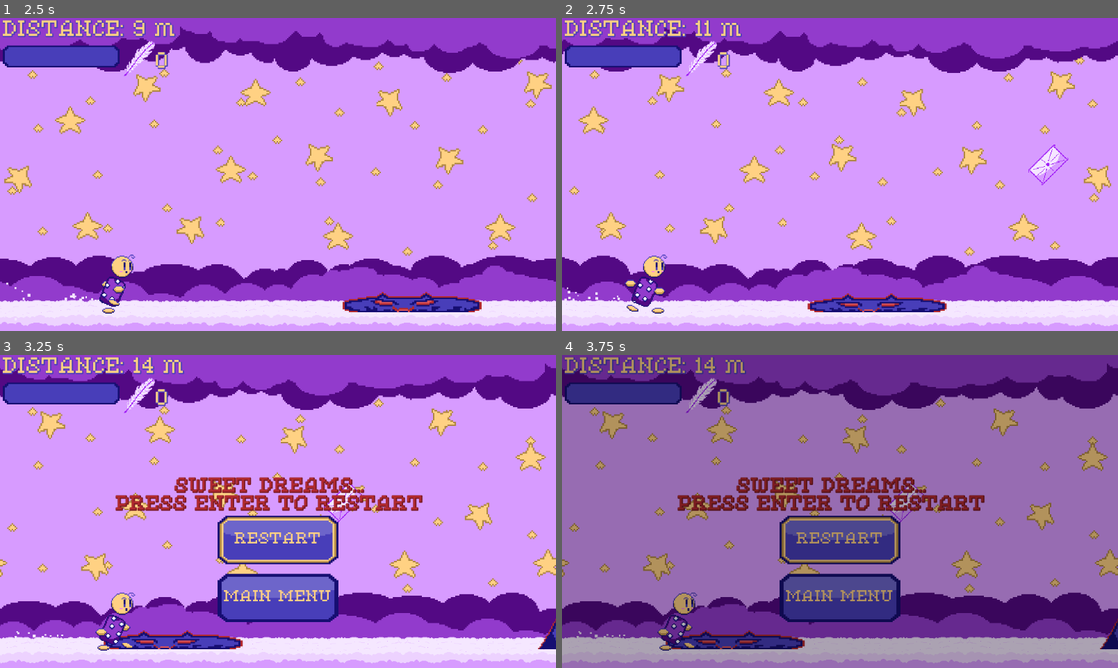
Above: before the commit, frames 1-4 (two rows, left to right).
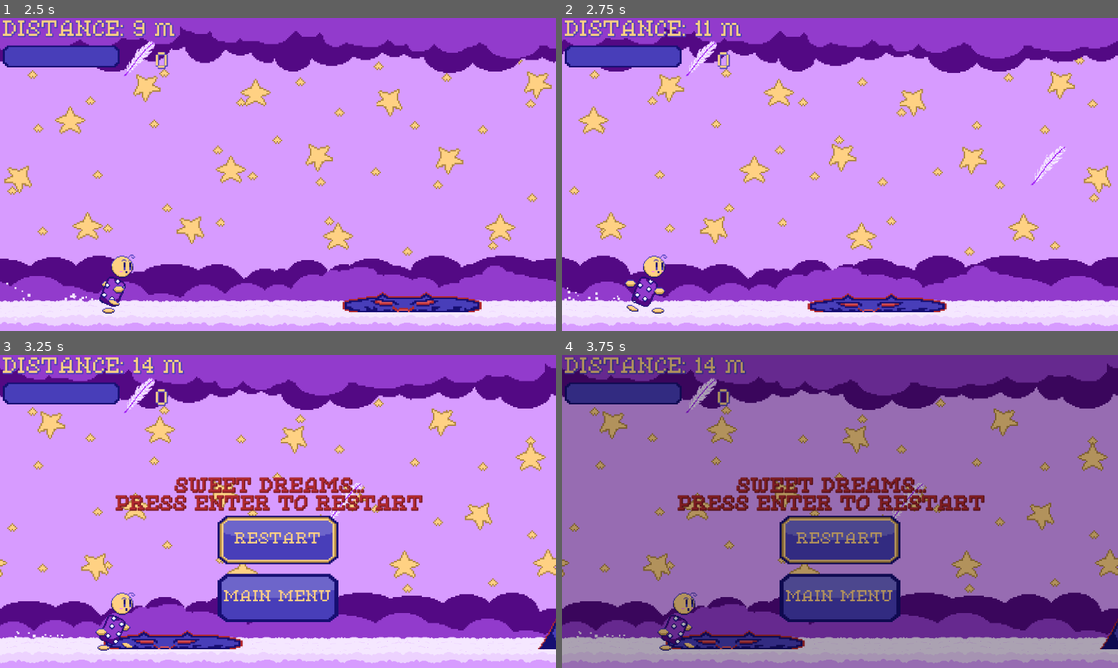
Above: after the commit, the same moments.

Repository: jacio-m/DreamRunner
Game: Godot game, scene res://HUD/main_menu.tscn
Two runs of this game, one before a commit and one after it. Both use one fixed random seed, a clock stepped at 60 frames per second and the inputs below.
Inputs:
- Up to frame 1 (2.5 s): tap Enter (ui_accept) at 0.5, 0.77, 1.25, 1.52 s; hold Right (ui_right) 0.53-2.03 s; hold Left (ui_left) from 2.03 s (still down)
- Up to frame 2 (2.75 s): keep holding Left (ui_left)
- Up to frame 3 (3.25 s): release Left (ui_left) at 2.78 s; hold Right (ui_right) from 2.78 s (still down); tap Enter (ui_accept) at 3.02 s
- Up to frame 4 (3.75 s): keep holding Right (ui_right); tap Enter (ui_accept) at 3.5 s

Frame 1 is identical in both runs. In frame 2, 0.3% of the frame differs, in the area x 83-92%, y 40-54%; in frame 3, 0.2%; in frame 4, 0.2%.

Commit message:
Pillow Item Implemented
The pillow item is now working. Item .tscn files have been moved to their Scenes folder, and I'm currently working on making the teddy bear shield functional.

Diff:
--- a/Items/pillow.tscn
+++ b/Items/Scenes/pillow.tscn
@@ -1,12 +1,12 @@
 [gd_scene load_steps=2 format=3 uid="uid://cgkweythcmlgc"]
 
-[ext_resource type="Texture2D" uid="uid://8uhmn5u4yulb" path="res://Items/Sprites/pillow.png" id="1_cw0ef"]
+[ext_resource type="Texture2D" uid="uid://8uhmn5u4yulb" path="res://Items/Sprites/pillow.png" id="1_eux4r"]
 
 [node name="Area2D" type="Area2D"]
-scale = Vector2(1.3, 1.3)
+scale = Vector2(1.4, 1.4)
 
 [node name="Sprite2D" type="Sprite2D" parent="."]
-texture = ExtResource("1_cw0ef")
+texture = ExtResource("1_eux4r")
 
 [node name="CollisionPolygon2D" type="CollisionPolygon2D" parent="."]
 polygon = PackedVector2Array(8, -31, 31, -8, -8, 31, -32, 8)
--- /dev/null
+++ b/Items/Scenes/teddy_bear.tscn
@@ -0,0 +1,12 @@
+[gd_scene load_steps=2 format=3 uid="uid://r60jfr512ddi"]
+
+[ext_resource type="Texture2D" uid="uid://bdni02sr7n87w" path="res://Items/Sprites/teddyBear.png" id="1_3ps6o"]
+
+[node name="Area2D" type="Area2D"]
+scale = Vector2(1.4, 1.4)
+
+[node name="Sprite2D" type="Sprite2D" parent="."]
+texture = ExtResource("1_3ps6o")
+
+[node name="CollisionPolygon2D" type="CollisionPolygon2D" parent="."]
+polygon = PackedVector2Array(-8, -7, -13, -18, -16, -26, -12, -30, -5, -28, 2, -30, 10, -27, 15, -30, 19, -27, 19, -21, 17, -20, 16, -10, 9, -3, 16, 2, 16, 8, 10, 12, 15, 14, 17, 18, 16, 24, 12, 28, 5, 27, 3, 24, 1, 28, -2, 30, -8, 29, -11, 26, -14, 19, -15, 14, -18, 14, -22, 10, -22, 2, -19, -1, -14, -1)
--- a/Levels/level.gd
+++ b/Levels/level.gd
@@ -4,12 +4,13 @@
 var shadow_spike = preload("res://Enemies/shadow_spike.tscn")
 var shadow_kitty = preload("res://Enemies/shadow_kitty.tscn")
 #maybe some other enemies later on
-var pillow_item = preload("res://Items/pillow.tscn")
-var feather_item = preload("res://Items/feather.tscn")
+var pillow_item = preload("res://Items/Scenes/pillow.tscn")
+var feather_item = preload("res://Items/Scenes/feather.tscn")
+var teddy_bear_item = preload("res://Items/Scenes/teddy_bear.tscn")
 
 var obstacle_types := [shadow_blob, shadow_spike, shadow_kitty]
 var obstacles : Array
-var item_types := [feather_item, pillow_item]
+var item_types := [feather_item, pillow_item, teddy_bear_item]
 var items: Array
 
 const PLAYER_START_POS := Vector2i(155, 550)
@@ -123,7 +124,14 @@
 
 func generate_items():
 	if items.is_empty() or last_item.position.x < $Camera2D.position.x + randi_range(100, 500):
-		var item_type = item_types[randi() % item_types.size()]
+		var item_type = randi() % 100
+		if item_type > 10:
+			item_type = feather_item
+		elif item_type < 10:
+			if randi() % 4 > 1:
+				item_type = pillow_item
+			else:
+				item_type = teddy_bear_item
 		var item = item_type.instantiate()
 		var item_x: int = $Camera2D.position.x + screen_size.x + randi_range(300, 2000)
 		var item_y: int = $Camera2D.position.y - randi_range(10, 30)
@@ -132,11 +140,25 @@
 
 func add_item(item, x, y):
 	item.position = Vector2i(x, y)
-	item.body_entered.connect(func(body):
-		if body.name == "Player":
-			$ItemCollectedSound.play()
-			GameData.feather_count += 1
-			remove_item(item))
+	if item.scene_file_path == feather_item.resource_path:
+		item.body_entered.connect(func(body):
+			if body.name == "Player":
+				$ItemCollectedSound.play()
+				GameData.feather_count += 1
+				remove_item(item))
+	elif item.scene_file_path == pillow_item.resource_path:
+		item.body_entered.connect(func(body):
+			if body.name == "Player":
+				$ItemCollectedSound.play()
+				GameData.feather_count += 10
+				remove_item(item))
+	elif item.scene_file_path == teddy_bear_item.resource_path:
+		item.body_entered.connect(func(body):
+			if body.name == "Player":
+				$ItemCollectedSound.play()
+				$Player.shield = true
+				remove_item(item)
+			)
 	add_child(item)
 	items.append(item)
 
--- a/Player/player.gd
+++ b/Player/player.gd
@@ -4,6 +4,7 @@
 var jump_pressed = false
 var double_jump = 0
 var input_enabled: bool = true
+var shield: bool = false
 
 const SPEED = 100
 const JUMP_SPEED = -600
Not shown: 2 places in Items/Scenes/feather.tscn that only renumber resources
